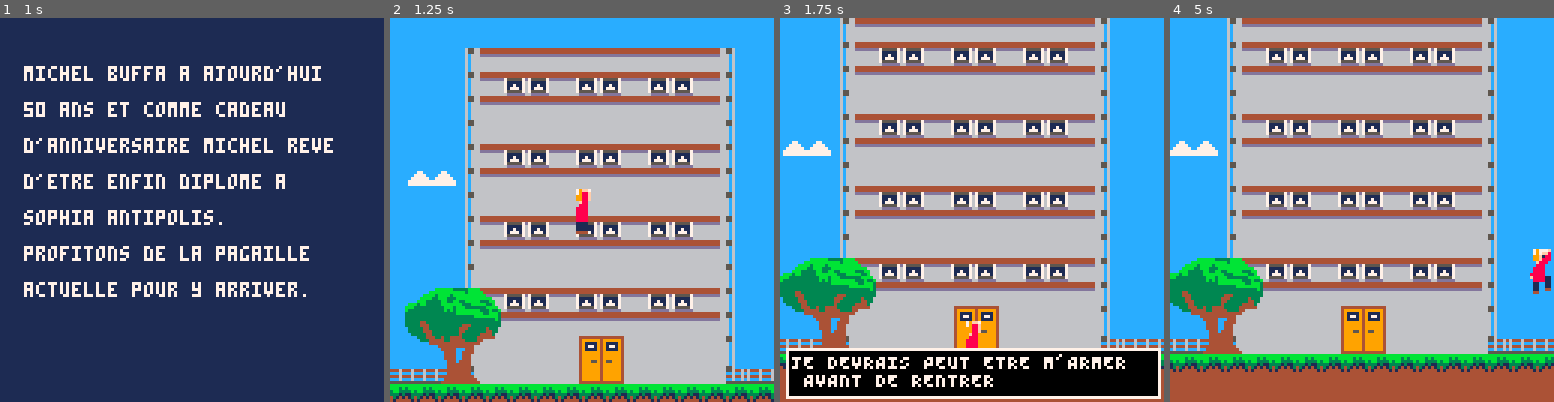
Above: before the commit, frames 1-4 (left to right).
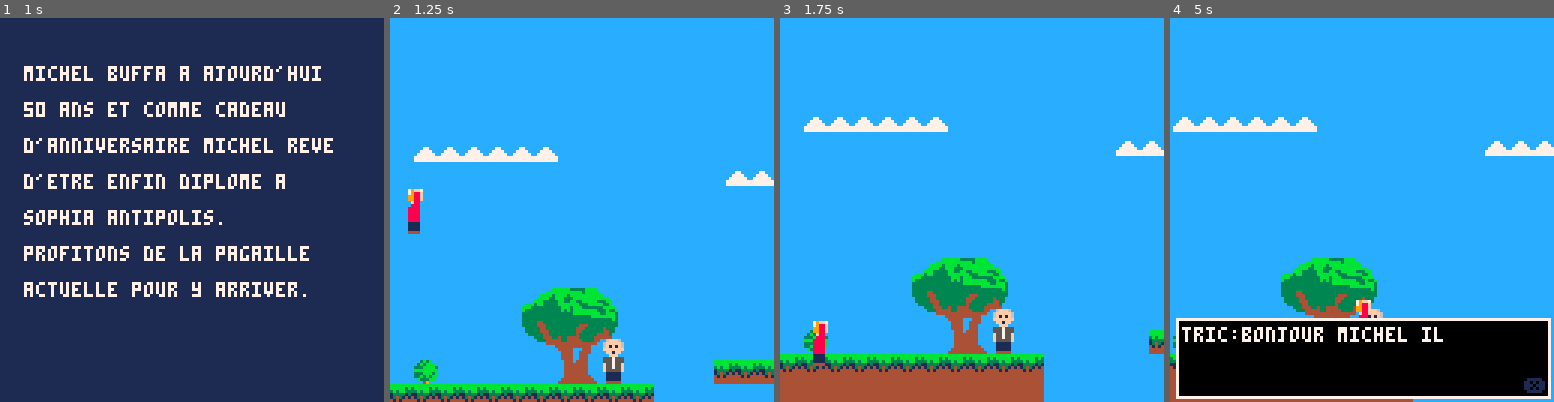
Above: after the commit, the same moments.

Repository: RemiFELIN/PICO8_SOPHIA_ANTIPOLIS
Game: PICO-8 cartridge miage.p8
Same seed, same stepped clock (60 frames per second), same inputs: the game is played once before the commit and once after it.
Inputs:
- Up to frame 1 (1 s): tap X (X key) at 0.33 s; tap O (Z key) at 0.7 s
- Up to frame 2 (1.25 s): tap X (X key) at 1.07 s
- Up to frame 3 (1.75 s): hold Right from 1.6 s (still down); tap O (Z key) at 1.7 s
- Up to frame 4 (5 s): tap X (X key) at 1.85, 2.97, 4.08 s; release Right at 2.1 s; tap O (Z key) every 0.4 s from 2.1 to 4.9 s; hold Up 2.15-2.42 s; hold Right 2.47-3.03 s; hold Left 3.08-3.58 s; hold Down 3.63-3.97 s; hold Right 4.02-4.68 s; hold Up from 4.73 s (still down)

Frame 1 is identical in both runs. In frame 2, 68% of the frame differs, in the area x 0-100%, y 7-100%; in frame 3, 77%; in frame 4, 79%, in the area x 0-100%, y 0-100%.

Commit message:
pop au debut remi

Diff:
--- a/miage.p8
+++ b/miage.p8
@@ -1453,7 +1453,7 @@
   nbr_bloc = 0
   reset_music()
   if level == 1 then
-    debut_lvlx=950 debut_lvly=460
+    debut_lvlx=4 debut_lvly=460
     create_pnj("tounsi",43,70,480)
     create_pnj("ordinateur",44,864,480,16)
     create_tree(44,464)
@@ -1467,7 +1467,7 @@
     mapy_start = 224
     mapy_end = 352
     debut_lvlx=8 debut_lvly=296
-    player.x = 1000 player.y = 296
+    player.x = 8 player.y = 296
     porte.x = 1001
     porte.y = 296
     create_pnj("renevier",39,104,296)
